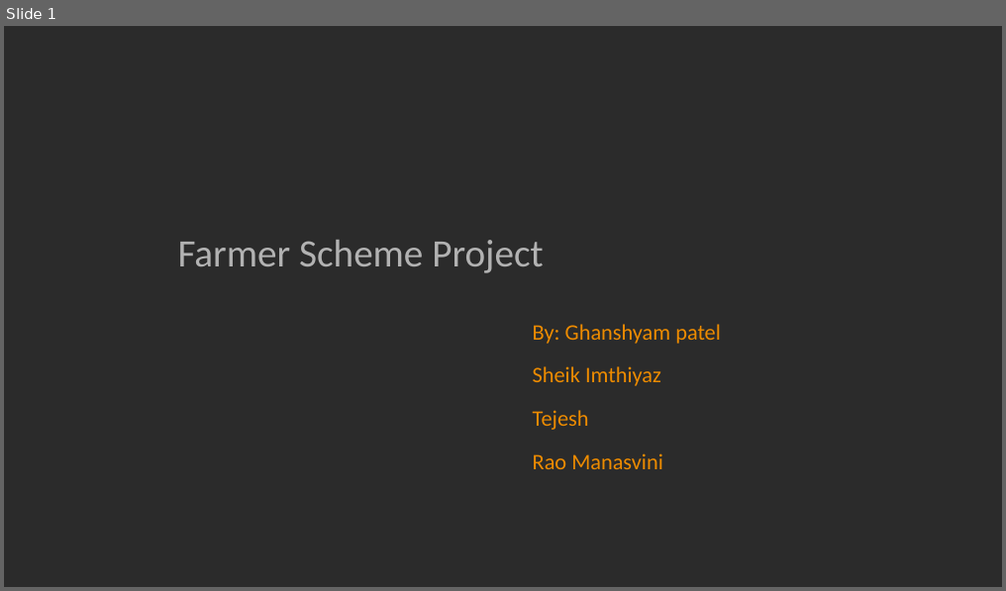
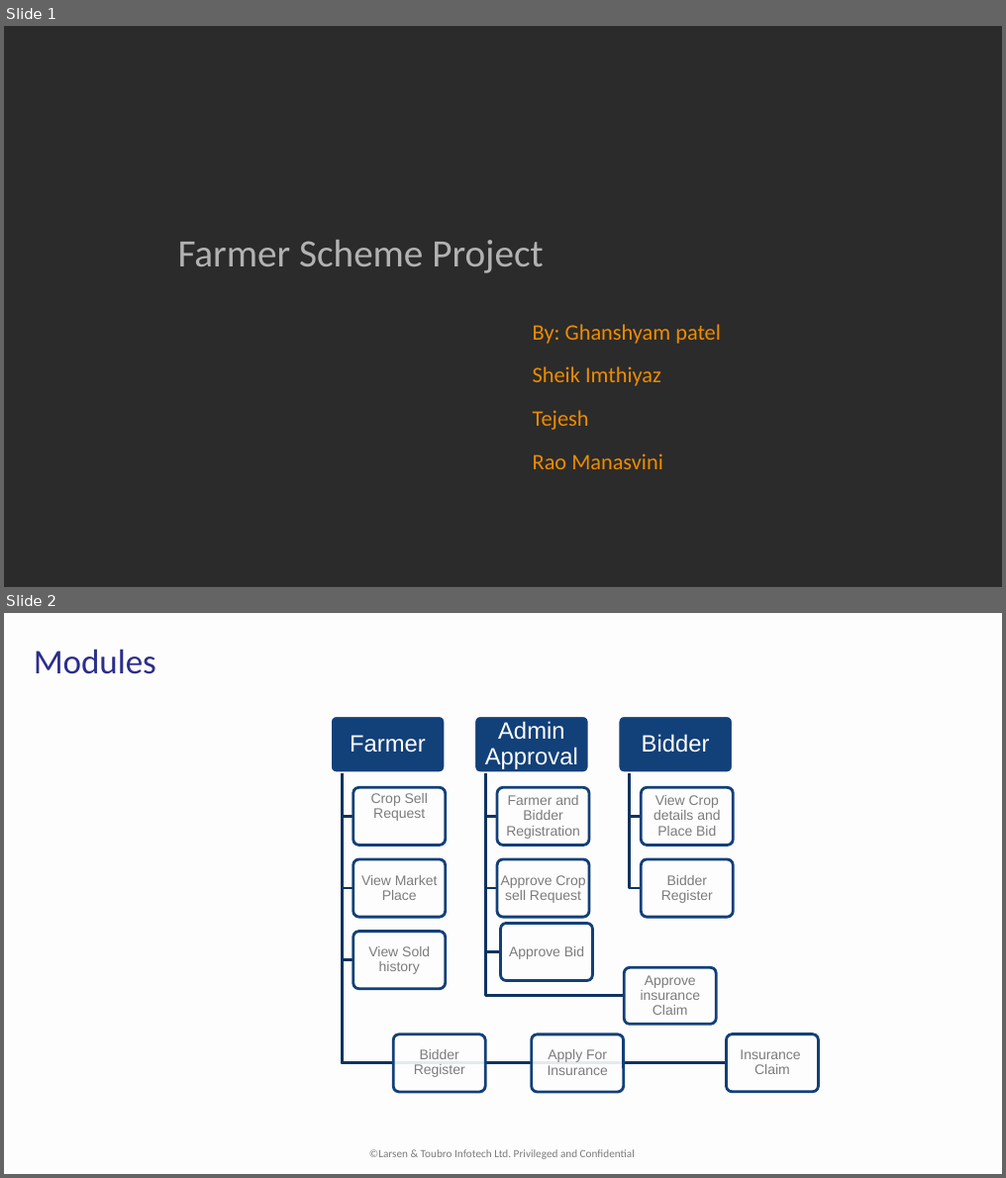
Before and after one commit to ghanshyampatel1997/FarmerSchemePrj2, a slide deck: LTI Template.pptx. Shown one above the other, each under a label of ours: slide 1 before the commit, slides 1 and 2 after it. The pictures are 1006x591 and 1006x1178 pixels, drawn with LibreOffice and Linux fonts; fonts in the diff are those of the drawing; background and template pictures are left out; a plain dark background stands for a picture behind light text. Boxes give left, top, right and bottom in pixels: in the first picture for what was removed or moved away, otherwise in the second. Text is boxed around its words. In the diff, an @@ line names an element or a change of style, - is before the commit and + after.

```diff
--- a/LTI Template.pptx
+++ b/LTI Template.pptx
@@ slide 2 added at [4,613,1002,1174], background #FEFDFD @@
@@ title added at [34,649,156,674], 25 pt, text #2C2D8B @@
+Modules
@@ group added at [331,716,819,1092]: 15 rounded rectangles, 15 texts, 12 freeform shapes @@
+Farmer
+Crop Sell Request
+View Market Place
+View Sold history
+Insurance Claim
+Apply For Insurance
+Bidder Register
+Admin Approval
+Farmer and Bidder Registration
+Approve Crop sell Request
+Approve Bid
+Approve insurance Claim
+Bidder
+View Crop details and Place Bid
+Bidder Register
@@ page number added at [932,1140,972,1169], 12 pt, text #FEFDFD @@
+2
@@ text added at [369,1150,635,1159], 8 pt, text #7C7C7C @@
+©Larsen & Toubro Infotech Ltd. Privileged and Confidential
```
Also in this commit, not shown: 8 other slides added, 1 slide removed, 11 other files.
